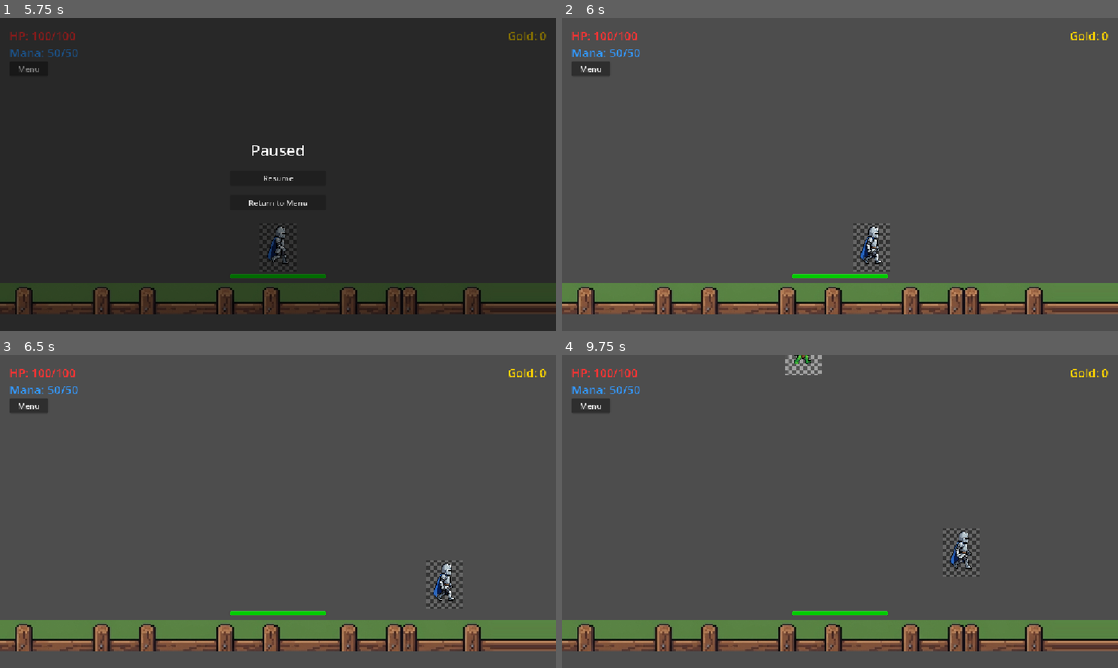
Above: before the commit, frames 1-4 (two rows, left to right).
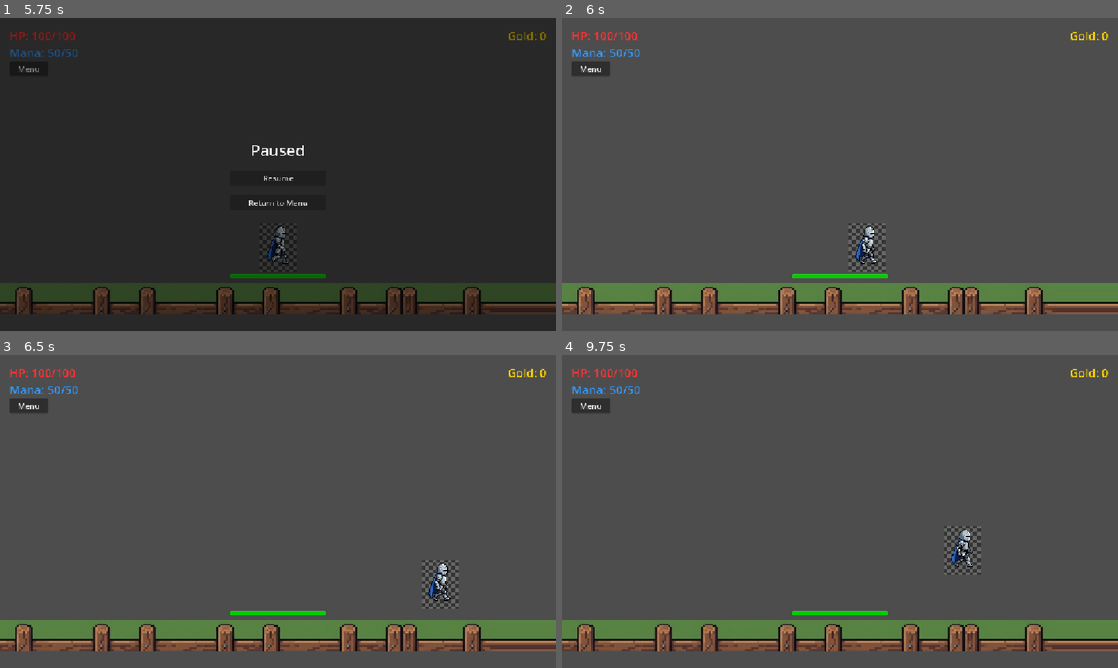
Above: after the commit, the same moments.

Repository: LucasGauterio/godot-wave-conqueror
Game: Godot game, scene res://scenes/ui/menu.tscn
Same seed, same stepped clock (60 frames per second), same inputs: the game is played once before the commit and once after it.
Inputs:
- Up to frame 1 (5.75 s): click "Start Game" at 0.5 s; click "Menu" at 1.25 s; click "Resume" at 2 s; hold D (move_right) 2.78-3.5 s; hold Shift (run) 2.78-3.5 s; tap Space (attack) at 2.85, 5.3 s; click "Return to Menu" at 3.5 s; click "Start Game" at 4.25 s; hold S (move_down) from 5.03 s (still down); tap Shift (run) at 5.1 s
- Up to frame 2 (6 s): tap Enter at 5.75 s; release S (move_down) at 5.78 s; hold D (move_right) from 5.78 s (still down); hold Shift (run) from 5.78 s (still down); tap Space (attack) at 5.85 s
- Up to frame 3 (6.5 s): keep holding D (move_right); keep holding Shift (run)
- Up to frame 4 (9.75 s): release D (move_right) at 6.53 s; release Shift (run) at 6.53 s; hold W (move_up) 6.53-7.28 s; tap Shift (run) at 6.6, 8.1, 9.6 s; tap Space (attack) at 6.8, 7.25, 7.35, 8.3, 8.85, 9.5 s; hold Shift (run) 7.28-8.03 s; hold A (move_left) 7.28-8.78 s; tap Enter at 8 s; hold S (move_down) 8.78-9.53 s; hold Shift (run) 8.78-9.53 s; hold D (move_right) from 9.53 s (still down)

Frame 1 is identical in both runs. In frame 2, 1.0% of the frame differs, in the area x 51-59%, y 65-82%; in frame 3, 0.9%; in frame 4, 1.0%.
Error after the commit: Invalid assignment of property or key 'position' with value of type 'Vector2' on a base object of type 'null instance'. (res://scripts/main.gd:43)

Commit message:
fix: Enemy health bars, Knight auto-attack, and no-pushing physics improvements

Diff:
--- a/scenes/enemies/enemy_base.tscn
+++ b/scenes/enemies/enemy_base.tscn
@@ -14,10 +14,6 @@
 [sub_resource type="AtlasTexture" id="AtlasTexture_walk_3"]
 atlas = ExtResource("2_texture")
 region = Rect2(512, 0, 256, 341)
-
-[sub_resource type="AtlasTexture" id="AtlasTexture_walk_4"]
-atlas = ExtResource("2_texture")
-region = Rect2(768, 0, 256, 341)
 
 [sub_resource type="AtlasTexture" id="AtlasTexture_attack_1"]
 atlas = ExtResource("2_texture")
@@ -120,7 +116,16 @@
 [sub_resource type="RectangleShape2D" id="RectangleShape2D_detection"]
 size = Vector2(40, 60)
 
+[sub_resource type="StyleBoxFlat" id="StyleBoxFlat_bg"]
+bg_color = Color(0.15, 0.1, 0.1, 1)
+
+[sub_resource type="StyleBoxFlat" id="StyleBoxFlat_fg"]
+bg_color = Color(0.8, 0, 0, 1)
+
+# Enemies on layer 2 (Enemies) and mask 3 (Wall) + 4 (Wall/Boundaries)
 [node name="EnemyBase" type="CharacterBody2D" groups=["enemies"]]
+collision_layer = 2
+collision_mask = 12
 motion_mode = 1
 script = ExtResource("1_enemy")
 
@@ -135,9 +140,6 @@
 [node name="CollisionShape2D" type="CollisionShape2D" parent="."]
 position = Vector2(0, 15)
 shape = SubResource("CapsuleShape2D_enemy")
-# Enemies on layer 2 (Enemies) and mask 1 (Player) + 3 (Wall) + 4 (Wall/Boundaries)
-collision_layer = 2
-collision_mask = 13
 
 [node name="AttackDetection" type="Area2D" parent="."]
 collision_layer = 0
@@ -150,3 +152,13 @@
 [node name="RayCast2D" type="RayCast2D" parent="."]
 target_position = Vector2(0, 60)
 collision_mask = 7
+
+[node name="HealthBar" type="ProgressBar" parent="."]
+offset_left = -20.0
+offset_top = -30.0
+offset_right = 20.0
+offset_bottom = -25.0
+theme_override_styles/background = SubResource("StyleBoxFlat_bg")
+theme_override_styles/fill = SubResource("StyleBoxFlat_fg")
+value = 100.0
+show_percentage = false
--- a/scenes/player/knight.tscn
+++ b/scenes/player/knight.tscn
@@ -114,7 +114,7 @@
 
 [node name="Knight" type="CharacterBody2D"]
 collision_layer = 1
-collision_mask = 6
+collision_mask = 4
 motion_mode = 1
 script = ExtResource("1_script")
 
--- a/scripts/enemy.gd
+++ b/scripts/enemy.gd
@@ -20,8 +20,13 @@
 @export var attack_cooldown: float = 1.0
 var time_since_last_attack: float = 0.0
 
+@onready var health_bar = $HealthBar
+
 func _ready():
 	current_health = max_health
+	if health_bar:
+		health_bar.max_value = max_health
+		health_bar.value = current_health
 
 var is_blocked: bool = false
 
@@ -35,8 +40,8 @@
 	# Reset blocked status each frame
 	is_blocked = false
 
-	if current_state == State.WALK:
-		check_collisions() # This will set target_to_attack or is_blocked
+	# Always check collisions to update state
+	check_collisions()
 
 	match current_state:
 		State.WALK:
@@ -70,12 +75,10 @@
 			anim_name = "die"
 
 	if animated_sprite.sprite_frames.has_animation(anim_name):
-		# Only change if different to avoid restarting loop unless needed
 		if animated_sprite.animation != anim_name:
 			animated_sprite.play(anim_name)
 
 func move_forward(delta):
-	# Enemies move vertically down (positive Y)
 	velocity.y = speed
 	velocity.x = 0
 
@@ -85,6 +88,15 @@
 var target_to_attack: Node2D = null
 
 func check_collisions():
+	# If we have a target, check if it's still overlapping or valid
+	if is_instance_valid(target_to_attack):
+		if target_to_attack in attack_detection.get_overlapping_bodies():
+			current_state = State.ATTACK
+			return
+		else:
+			target_to_attack = null
+			current_state = State.WALK
+
 	# 1. Check overlapping bodies in the front detection area
 	var overlapping = attack_detection.get_overlapping_bodies()
 	for body in overlapping:
@@ -115,9 +127,19 @@
 			is_blocked = true
 			return
 
+	# If nothing detected
+	if current_state == State.ATTACK:
+		current_state = State.WALK
+
 func perform_attack():
 	# If target is gone or dead, look for a new one or walk
 	if not is_instance_valid(target_to_attack):
+		target_to_attack = null
+		current_state = State.WALK
+		return
+
+	# Check if target is still in range
+	if not (target_to_attack in attack_detection.get_overlapping_bodies()):
 		target_to_attack = null
 		current_state = State.WALK
 		return
@@ -126,13 +148,17 @@
 	if target_to_attack.has_method("take_damage"):
 		target_to_attack.take_damage(damage)
 		time_since_last_attack = attack_cooldown
-		# Double check if target is killed immediately
-		if target_to_attack == null or (target_to_attack.has_method("get") and target_to_attack.get("current_health") <= 0):
+
+		# Check if target is killed immediately
+		if not is_instance_valid(target_to_attack) or (target_to_attack.has_method("get") and target_to_attack.get("current_health") <= 0):
 			target_to_attack = null
 			current_state = State.WALK
 
 func take_damage(amount: int, knockback_force: float = 0.0):
 	current_health -= amount
+	if health_bar:
+		health_bar.value = current_health
+
 	if current_health <= 0:
 		die()
 	else:
--- a/scripts/player.gd
+++ b/scripts/player.gd
@@ -77,12 +77,13 @@
 func check_auto_attack():
 	if time_since_last_attack <= 0:
 		var bodies = attack_area.get_overlapping_bodies()
+		# if bodies.size() > 0:
+		# 	print("Knight seeing ", bodies.size(), " bodies")
 		for body in bodies:
-			if body.is_in_group("enemies") or body.has_method("take_damage") and body != self:
-				if body.name != "Knight": # Don't attack self
-					enter_state(State.ATTACK)
-					perform_attack()
-					break
+			if body != self and (body.is_in_group("enemies") or body.has_method("take_damage")):
+				enter_state(State.ATTACK)
+				perform_attack()
+				break
 
 func update_attack_direction():
 	# If we have movement, update attack area position/rotation
@@ -92,7 +93,6 @@
 	attack_area.scale = Vector2(attack_range_lanes, 1.0)
 
 func handle_input():
-	# Manual attack still works
 	if Input.is_action_just_pressed("attack") and time_since_last_attack <= 0:
 		enter_state(State.ATTACK)
 		perform_attack()
@@ -101,7 +101,13 @@
 	var input_vector = Input.get_vector("move_left", "move_right", "move_up", "move_down")
 
 	if input_vector != Vector2.ZERO:
-		velocity = input_vector * get_actual_speed()
+		var target_speed = get_actual_speed()
+		# If we are attacking or blocked, don't move
+		if current_state == State.ATTACK or target_speed == 0:
+			velocity = Vector2.ZERO
+		else:
+			velocity = input_vector * target_speed
+
 		if input_vector.x != 0:
 			last_direction = sign(input_vector.x)
 		enter_state(State.WALK)
@@ -112,18 +118,29 @@
 
 func perform_attack():
 	var bodies = attack_area.get_overlapping_bodies()
+	var hit = false
 	for body in bodies:
 		if body.has_method("take_damage") and body != self:
 			body.take_damage(base_damage, knockback)
+			hit = true
 
-	time_since_last_attack = attack_cooldown
+	if hit:
+		time_since_last_attack = attack_cooldown
 
 func get_actual_speed() -> float:
 	var base = speed
+	# Check for 'run' action, if none, use default
 	if Input.is_action_pressed("run"):
 		base *= run_speed_multiplier
 	if is_mounted:
 		base *= mounted_speed_multiplier
+
+	# If enemies are very close, slow down or stop to prevent pushing
+	var bodies = attack_area.get_overlapping_bodies()
+	for body in bodies:
+		if body.is_in_group("enemies"):
+			return 0.0 # Stop moving into enemies
+
 	return base
 
 func enter_state(new_state: State):
Not shown: 1 places in scenes/enemies/enemy_base.tscn that only renumber resources
